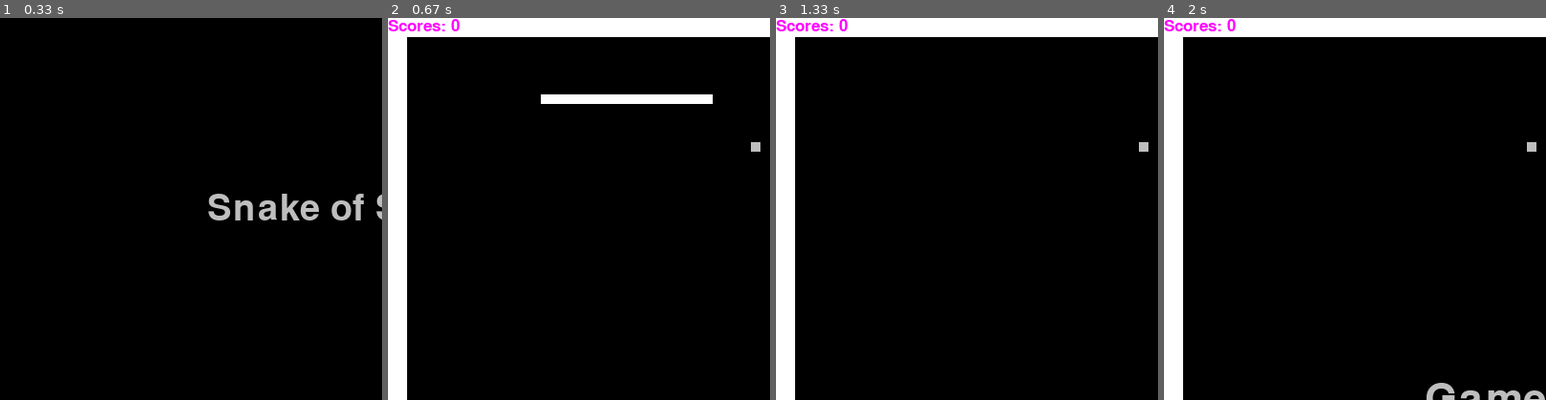
Above: before the commit, frames 1-4 (left to right).
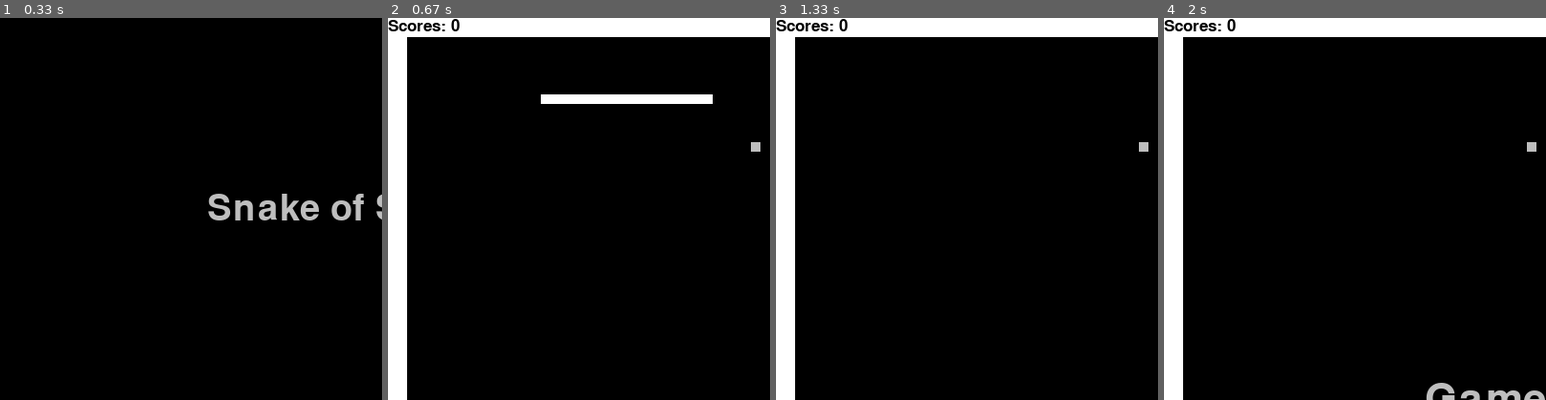
Above: after the commit, the same moments.

Repository: echocho/pygame_Snake
Game: pygame game, started from run_game.py
Same seed, same stepped clock (60 frames per second), same inputs: the game is played once before the commit and once after it.
Inputs:
- Up to frame 1 (0.33 s): no input
- Up to frame 2 (0.67 s): click "PLAY" at 0.42 s
- Up to frame 3 (1.33 s): hold Up from 1.17 s (still down)
- Up to frame 4 (2 s): release Up at 1.63 s
The pictures show only the part of the screen within x 0-50%, y 0-50%; the shares and areas given below are measured in that part.

Frame 1 is identical in both runs. In frame 2, 0.3% of the frame differs, in the area x 0-19%, y 0-4%; in frame 3, 0.3%; in frame 4, 0.3%.

Commit message:
Modified color of score counter

Diff:
--- a/snake_world.py
+++ b/snake_world.py
@@ -7,6 +7,7 @@
 # CUSTOMIZED AREA
 PURPLE = (255, 0, 255)
 GREY = (190, 190, 190)
+BLACK = (0, 0, 0)
 
 SCREEN_WIDTH = 800
 SCREEN_HEIGHT = 800
@@ -20,7 +21,7 @@
     @staticmethod
     def score_cal(surface, score):
         font = pygame.font.SysFont(None, 25)
-        text = font.render("Scores: "+str(score), True, PURPLE)
+        text = font.render("Scores: "+str(score), True, BLACK)
         surface.blit(text, (0,0))
 
     def message_display(self, surface, text):
